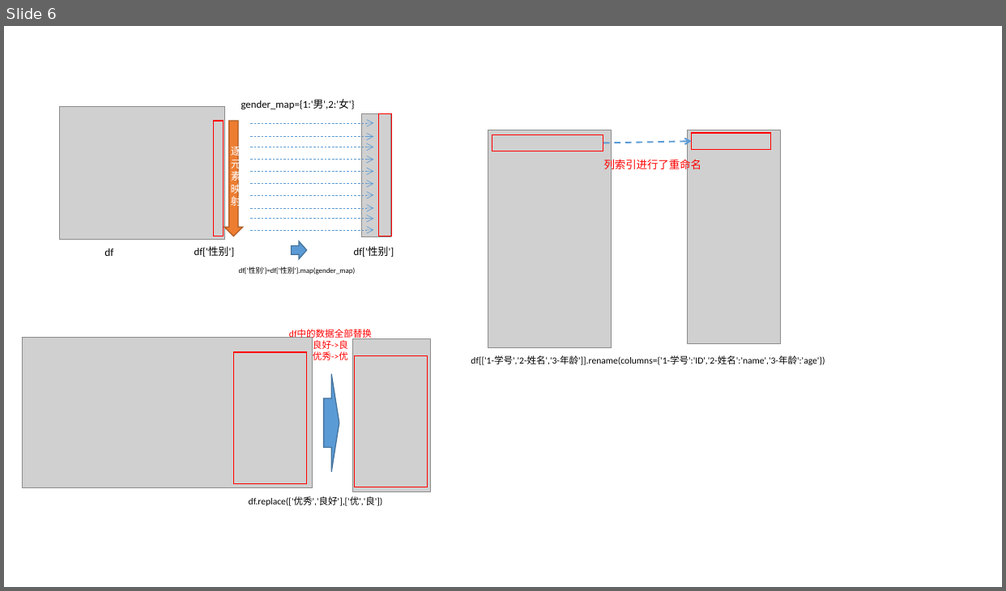
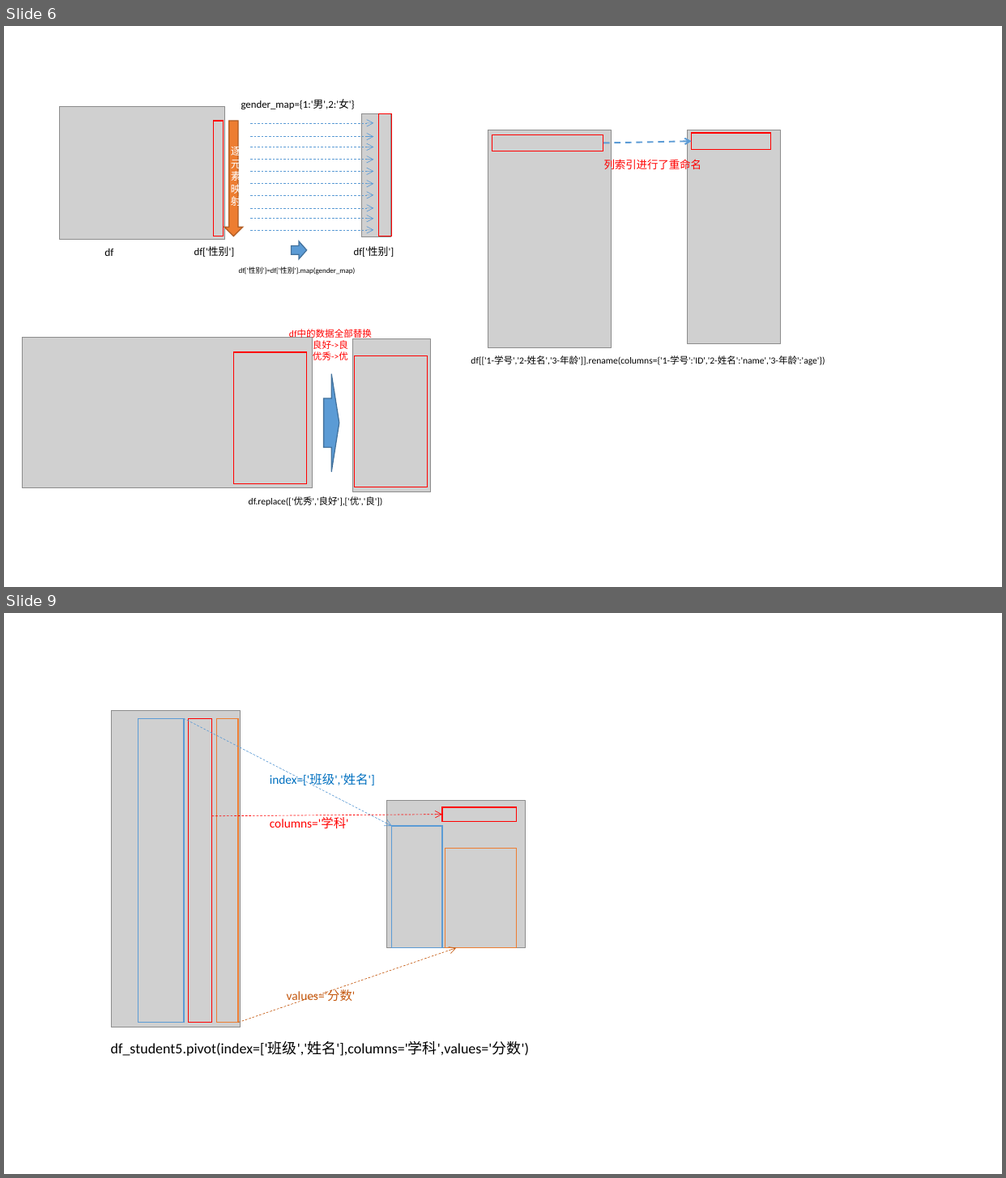
Before and after one commit to xiejava1018/xiejavaimagesrc, a slide deck: images/2022/画图.pptx. Shown one above the other, each under a label of ours: slide 6 before the commit, slides 6 and 9 after it; the slides between them are not shown. The pictures are 1006x591 and 1006x1178 pixels, drawn with LibreOffice and Linux fonts; fonts in the diff are those of the drawing; grey boxes stand for pictures. Boxes give left, top, right and bottom in pixels: in the first picture for what was removed or moved away, otherwise in the second. Text is boxed around its words. In the diff, an @@ line names an element or a change of style, - is before the commit and + after.

```diff
--- a/images/2022/画图.pptx
+++ b/images/2022/画图.pptx
@@ slide 9 added at (x1=4, y1=613, x2=1002, y2=1174), background #FFFFFF @@
@@ picture added at (x1=111, y1=711, x2=240, y2=1028) @@
@@ rectangle added at (x1=138, y1=718, x2=184, y2=1023), outline #5B9BD5 1 pt @@
@@ arrow added from (184, 718) to (392, 826), #5B9BD5 0.5 pt dashed @@
@@ rectangle added at (x1=189, y1=718, x2=212, y2=1023), outline #FF0000 1 pt @@
@@ rectangle added at (x1=216, y1=718, x2=238, y2=1023), outline #ED7D31 1 pt @@
@@ text added at (x1=270, y1=773, x2=375, y2=788), 12 pt, text #0070C0 @@
+index=['班级','姓名']
@@ picture added at (x1=386, y1=801, x2=525, y2=948) @@
@@ arrow added from (212, 815) to (442, 815), #FF0000 0.5 pt dashed @@
@@ text added at (x1=270, y1=817, x2=349, y2=829), 12 pt, text #FF0000 @@
+columns='学科'
@@ rectangle added at (x1=392, y1=826, x2=442, y2=948), outline #5B9BD5 1 pt @@
@@ rectangle added at (x1=442, y1=807, x2=516, y2=822), outline #FF0000 1 pt @@
@@ rectangle added at (x1=445, y1=849, x2=517, y2=948), outline #ED7D31 1 pt @@
@@ arrow added from (238, 1023) to (456, 948), #C55A11 0.5 pt dashed @@
@@ text added at (x1=287, y1=990, x2=356, y2=1004), 12 pt, text #C55A11 @@
+values='分数'
@@ text added at (x1=111, y1=1042, x2=529, y2=1056), 14 pt, text #000000 @@
+df_student5.pivot(index=['班级','姓名'],columns='学科',values='分数')
```
Also in this commit, not shown: 2 other slides added, 20 other files.
